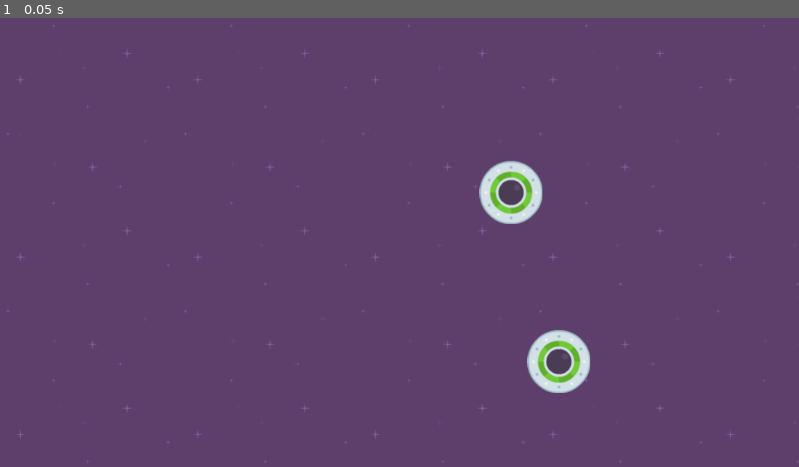
Above: before the commit, frame 1.
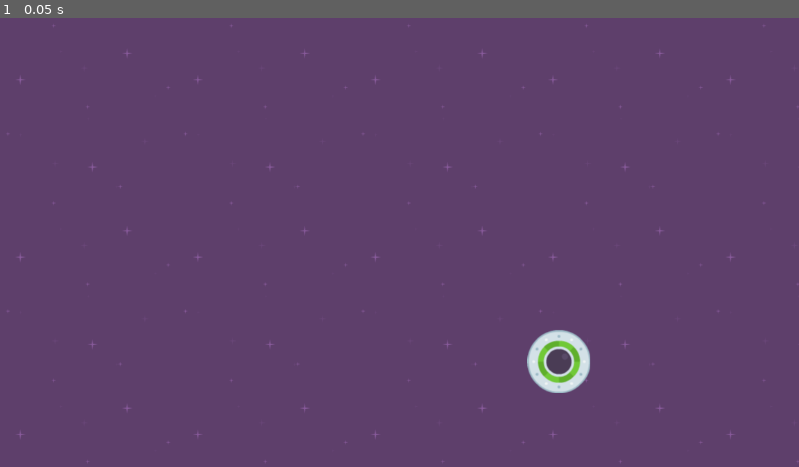
Above: after the commit, the same moment.

Repository: TommyVanAcker/speedy-saucer
Game: Godot game, scene res://level_1.tscn
The game is run twice, just before and just after one commit, with the same random seed, the same clock (stepped at 60 frames per second) and the same inputs.
Inputs:
- Up to frame 1 (0.05 s): no input

The runs differ from the first frame. In frame 1, 0.8% of the frame differs, in the area x 59-68%, y 31-46%.

Commit message:
change drawing order

Diff:
--- a/level_1.tscn
+++ b/level_1.tscn
@@ -6,6 +6,7 @@
 [node name="Level1" type="Node2D"]
 
 [node name="Background" type="TextureRect" parent="."]
+z_index = -100
 offset_right = 1152.0
 offset_bottom = 648.0
 texture = ExtResource("1_3hls8")
@@ -13,6 +14,3 @@
 
 [node name="Player" parent="." instance=ExtResource("2_hbghi")]
 position = Vector2(806, 496)
-
-[node name="Player2" parent="." instance=ExtResource("2_hbghi")]
-position = Vector2(737, 252)
